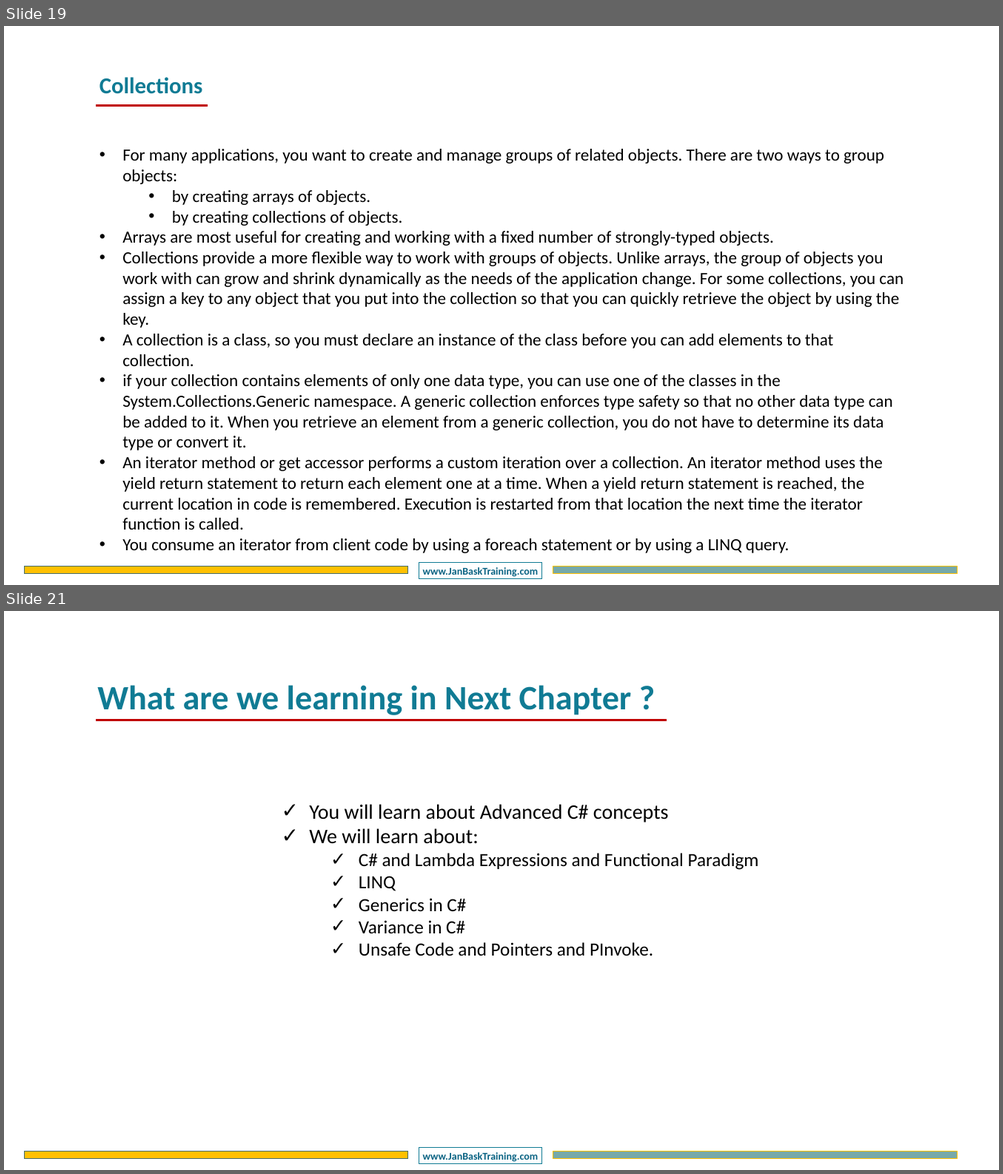
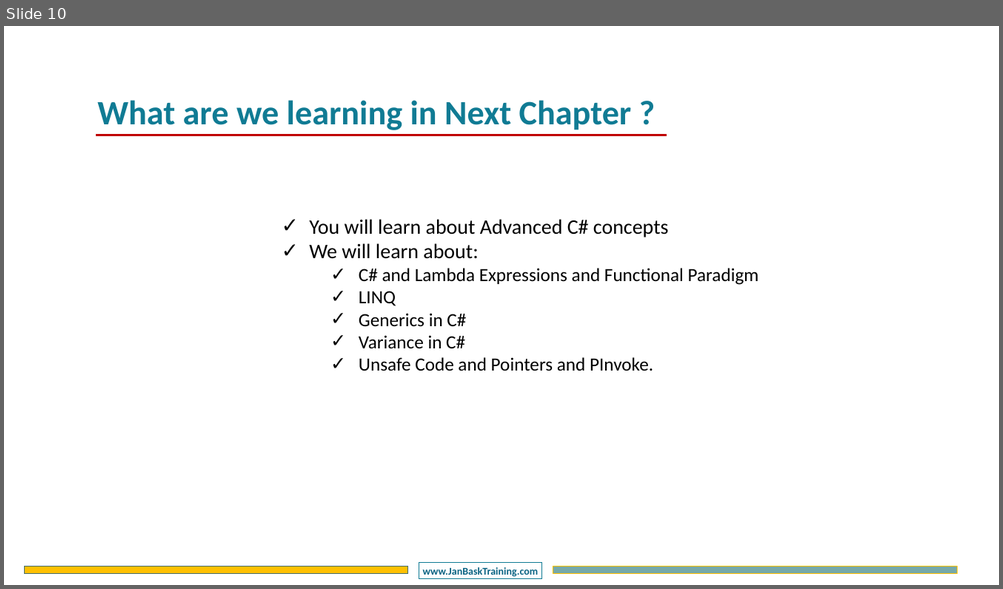
Before and after one commit to DotNetTraining/DotNetDesktop, a slide deck: slides/WFA/WFA - Chapter2.pptx. Shown one above the other, each under a label of ours: slides 19 and 21 before the commit, slide 10 after it; the slides between them are not shown. The pictures are 1003x1174 and 1003x589 pixels, drawn with LibreOffice and Linux fonts; fonts in the diff are those of the drawing; background and template pictures are left out. Boxes give left, top, right and bottom in pixels: in the first picture for what was removed or moved away, otherwise in the second. Text is boxed around its words. In the diff, an @@ line names an element or a change of style, - is before the commit and + after.

```diff
--- a/slides/WFA/WFA - Chapter2.pptx
+++ b/slides/WFA/WFA - Chapter2.pptx
@@ slide 19 removed at (x1=4, y1=26, x2=999, y2=585), background #FFFFFF; not listed: 3 template elements that a slide beside it also shows @@
@@ text removed at (x1=99, y1=77, x2=203, y2=94) @@
-Collections
@@ line removed from (96, 106) to (208, 106) @@
@@ text removed at (x1=122, y1=149, x2=903, y2=554) @@
-• For many applications, you want to create and manage groups of related objects. There are two ways to group objects:
-  • by creating arrays of objects.
-  • by creating collections of objects.
-• Arrays are most useful for creating and working with a fixed number of strongly-typed objects.
-• Collections provide a more flexible way to work with groups of objects. Unlike arrays, the group of objects you work with can grow and shrink dynamically as the needs of the application change. For some collections, you can assign a key to any object that you put into the collection so that you can quickly retrieve the object by using the key.
-• A collection is a class, so you must declare an instance of the class before you can add elements to that collection.
-• if your collection contains elements of only one data type, you can use one of the classes in the System.Collections.Generic namespace. A generic collection enforces type safety so that no other data type can be added to it. When you retrieve an element from a generic collection, you do not have to determine its data type or convert it.
-• An iterator method or get accessor performs a custom iteration over a collection. An iterator method uses the yield return statement to return each element one at a time. When a yield return statement is reached, the current location in code is remembered. Execution is restarted from that location the next time the iterator function is called.
-• You consume an iterator from client code by using a foreach statement or by using a LINQ query.
@@ what was slide 21 is now slide 10 @@
```
Also in this commit, not shown: 3 slides changed, 6 slides added, 16 other slides removed, 1 other file.
